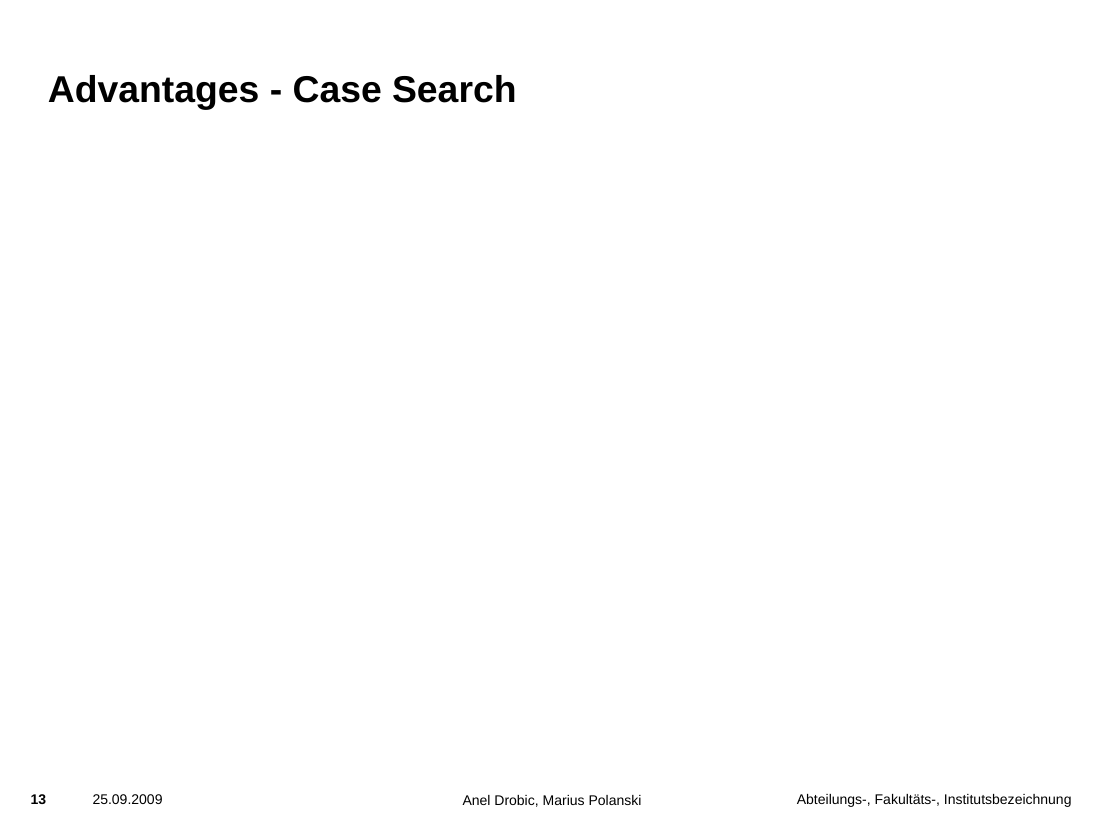
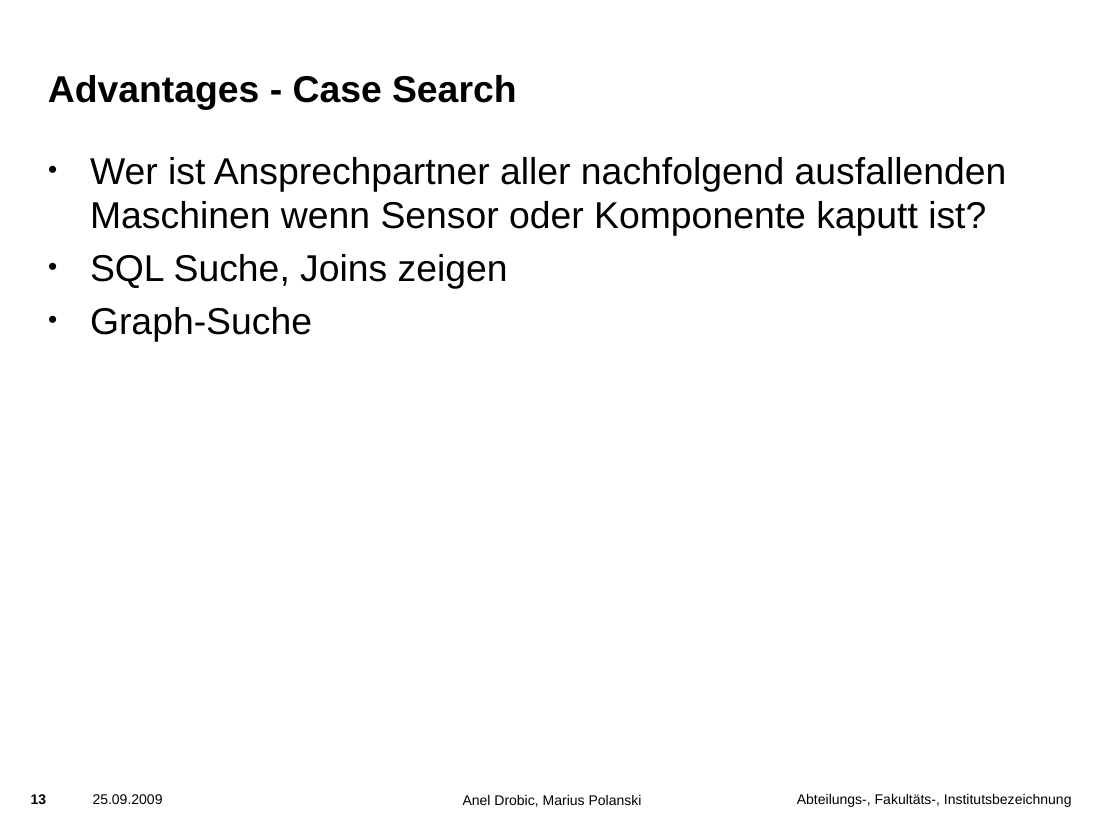
Before and after one commit to marpolus/IoT-Seminar---Graph-Databases, a slide deck: slide 13 of Abschlusspräsentation_V0.3.pptx. Drawn at 1120x840 pixels with LibreOffice and Linux fonts; fonts in the diff are those of the drawing; background and template pictures are left out. Boxes give left, top, right and bottom in pixels: in the first picture for what was removed or moved away, otherwise in the second. Text is boxed around its words. In the diff, an @@ line names an element or a change of style, - is before the commit and + after.

```diff
--- a/Abschlusspräsentation_V0.3.pptx
+++ b/Abschlusspräsentation_V0.3.pptx
@@ text added at bbox=[90, 157, 1007, 341], 24 pt, text #000000 @@
+• Wer ist Ansprechpartner aller nachfolgend ausfallenden Maschinen wenn Sensor oder Komponente kaputt ist?
+• SQL Suche, Joins zeigen
+• Graph-Suche
```
Also in this commit, not shown: 1 slide added.
